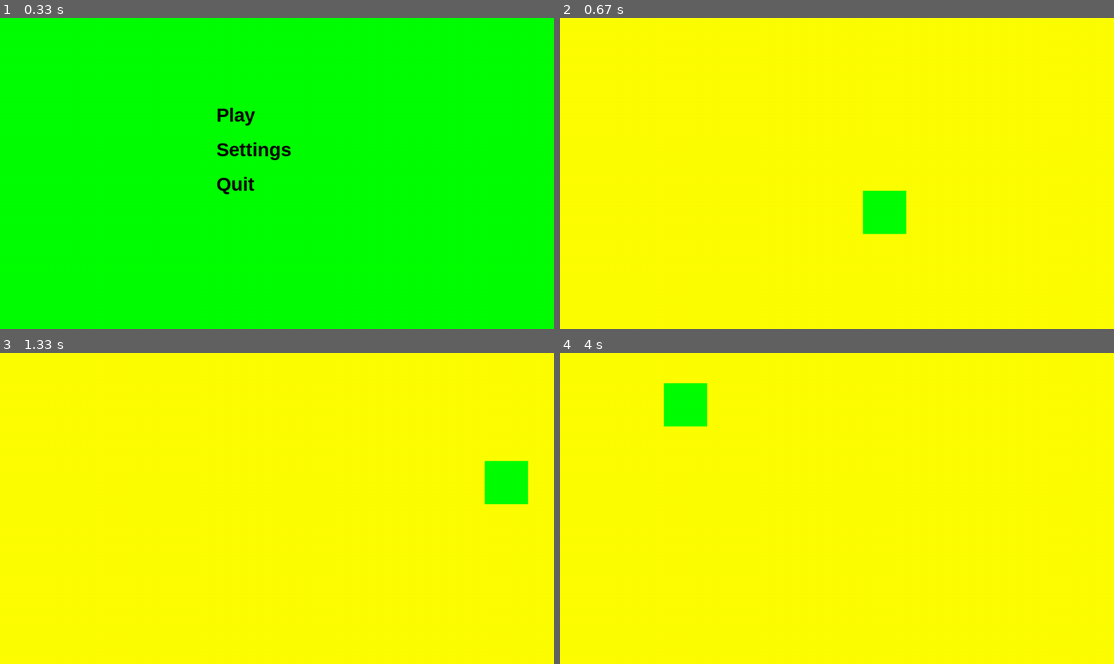
Above: before the commit, frames 1-4 (two rows, left to right).
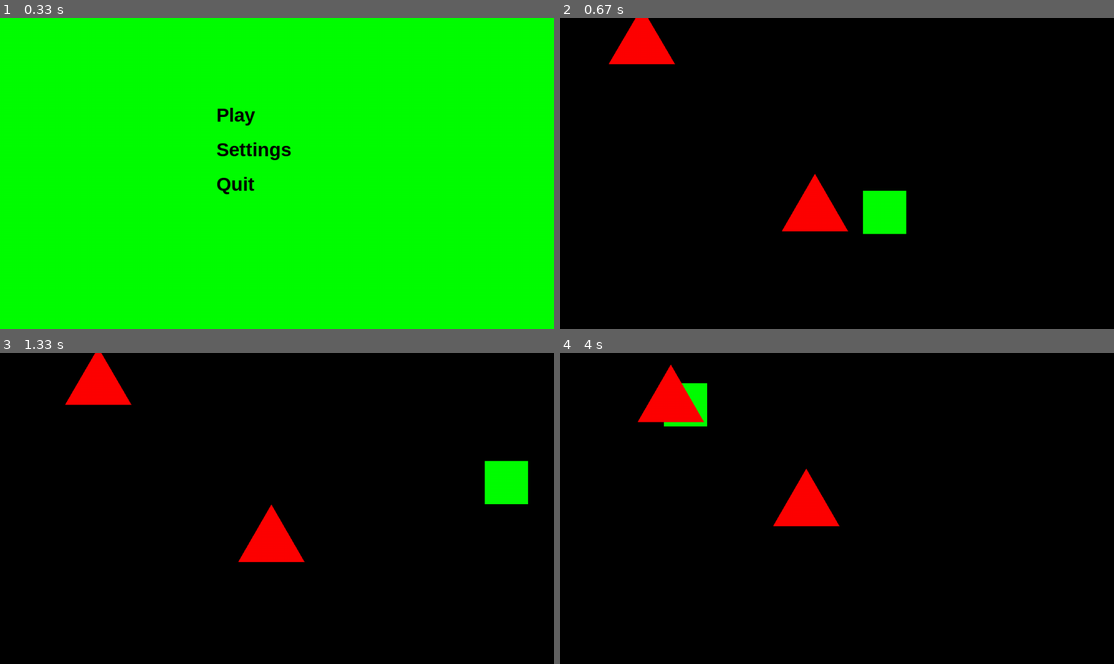
Above: after the commit, the same moments.

Repository: surfaceofbacon/pygame_rpg
Game: pygame game, started from main.py
The game is run twice, just before and just after one commit, with the same random seed, the same clock (stepped at 60 frames per second) and the same inputs.
Inputs:
- Up to frame 1 (0.33 s): no input
- Up to frame 2 (0.67 s): click "Play" at 0.38 s
- Up to frame 3 (1.33 s): hold D 0.67-1.13 s; hold W from 1.17 s (still down)
- Up to frame 4 (4 s): release W at 1.47 s; hold A 1.5-1.97 s; hold A 2-2.53 s; hold S 2.57-2.87 s; hold A 2.9-3.3 s; hold W 3.33-3.7 s; hold D from 3.73 s (still down)

Frame 1 is identical in both runs. In frame 2, 99% of the frame differs, in the area x 0-100%, y 0-100%; in frame 3, 99%; in frame 4, 100%.

Commit message:
made a draw pentagon function

Diff:
--- a/draw_shape.py
+++ b/draw_shape.py
@@ -6,7 +6,17 @@
 def draw_triangle(color, start: tuple, size):
     area = size * 1000
     side_length = 2 * math.sqrt(area/(math.sqrt(3)))
-    start_x = start[0]
-    start_y = start[1]
-    dimension = (start_x, start_y), (start_x + (side_length / math.sqrt(2)), start_y + (side_length / math.sqrt(2))), (start_x + 2*(side_length / math.sqrt(2)), start_y)
+    dimension = (start[0], start[1]), (start[0] + side_length/2, start[1] - (math.sqrt(3))*side_length/2), (start[0] + side_length, start[1])
     pygame.draw.polygon(window.window, color, dimension)
+
+
+def draw_pentagon(color, start, size):
+    area = size * 1000
+    side_length = 2 * math.sqrt(area / math.sqrt(5 * (5 + (2 * math.sqrt(5)))))
+    vert_1 = (start[0], start[1])
+    vert_2 = (vert_1[0] + (side_length) * math.cos(math.pi / 5), vert_1[1] - (side_length * math.sin(math.pi / 5)))
+    vert_3 = (vert_2[0] + (side_length) * math.cos(math.pi / 5), vert_2[1] + (side_length * math.sin(math.pi / 5)))
+    vert_4 = (vert_3[0] - (side_length) * math.sin(math.pi / 10), vert_3[1] + side_length * math.cos(math.pi / 10))
+    vert_5 = (vert_4[0] - side_length, vert_4[1])
+    dimension = vert_1, vert_2, vert_3, vert_4, vert_5
+    pygame.draw.polygon(window.window, color, dimension)
--- a/enemies.py
+++ b/enemies.py
@@ -7,9 +7,11 @@
 triangle_tick_speed = 5
 triangle_color = colors.red
 enemies_list = []
+
+
 class Enemy:   # class of an enemy
 
-    def __init__(self, position: list):     # innit method gives the instance of an enemy armor class and health
+    def __init__(self, position):     # innit method gives the instance of an enemy armor class and health
         self.position = position
         self.alive = True
         self.count = 1
--- a/main.py
+++ b/main.py
@@ -8,6 +8,8 @@
 import menu_nav
 import player
 import reset
+import draw_shape
+import colors
 
 
 def main():    # the main function that draws the window and allows for functionality
--- a/play_Screen.py
+++ b/play_Screen.py
@@ -1,11 +1,12 @@
 import boolean
+import draw_shape
 import enemies
 import window
 import random
 import colors
 levels = [colors.black, colors.white, colors.red, colors.green, colors.blue, colors.yellow, colors.cyan, colors.magenta, colors.gray]
 number = 0
-random.shuffle(levels)
+#random.shuffle(levels)
 
 
 def Draw_Play_Screen(num):
